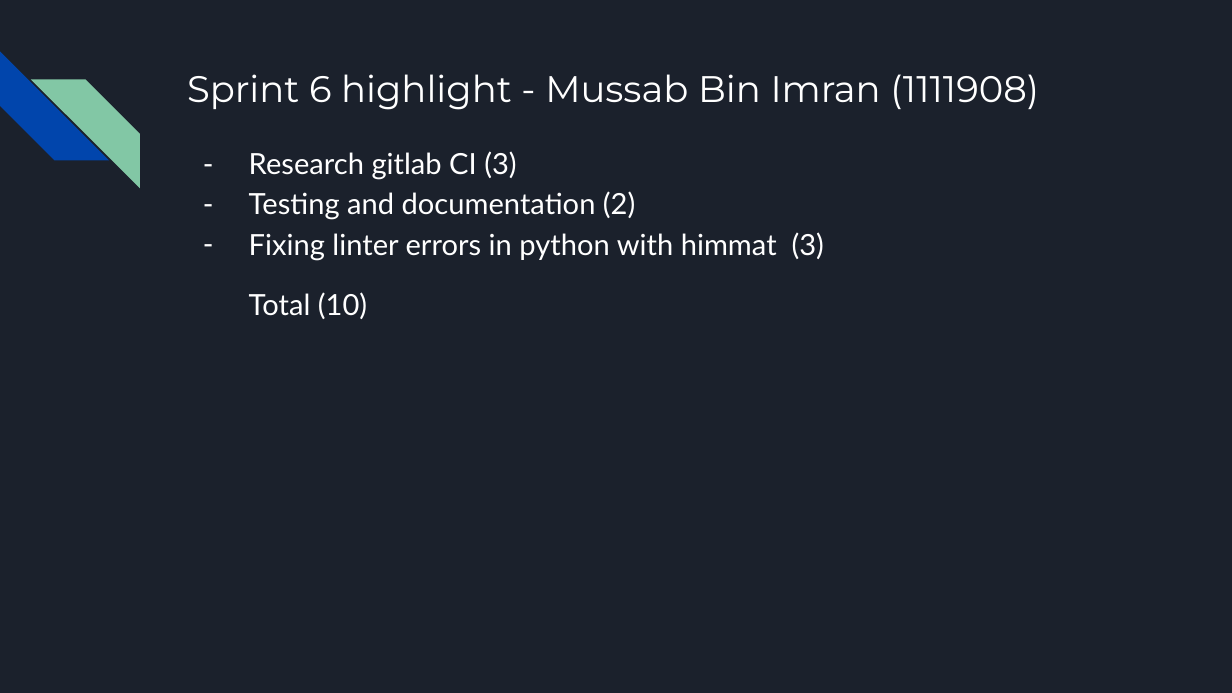
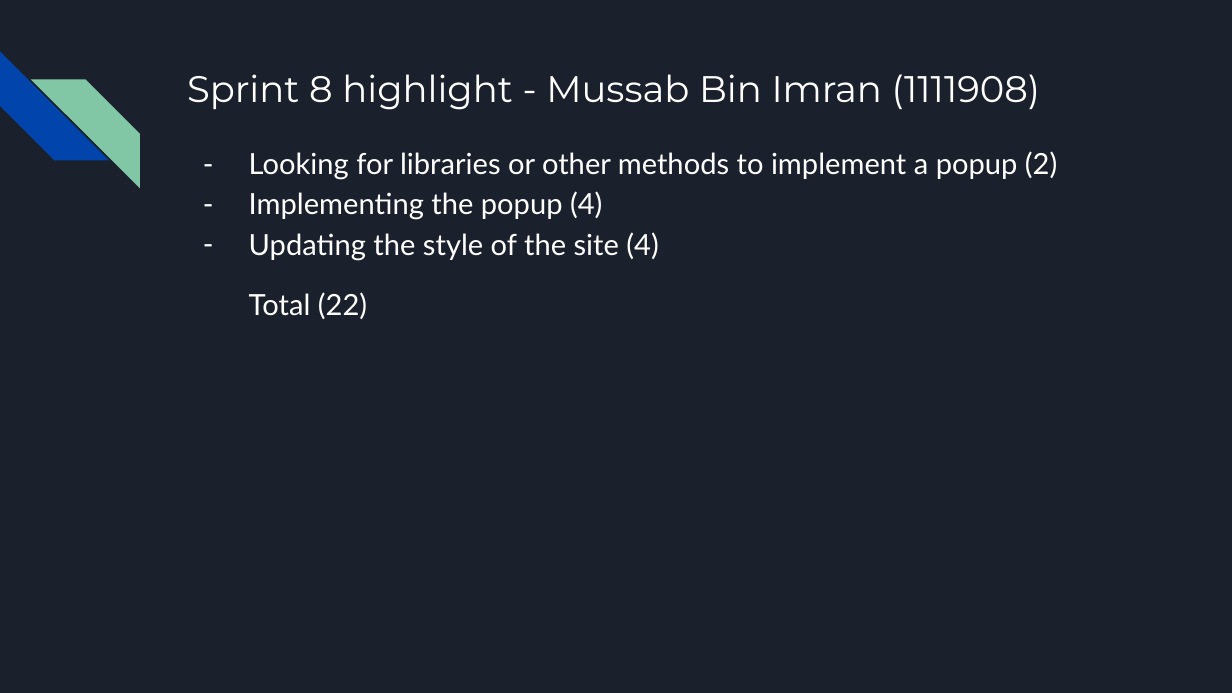
Before and after one commit to irather/Guelph-Scheduler-App, a slide deck: slide 7 of CIS3760_Retro.pptx. Drawn at 1232x693 pixels with LibreOffice and Linux fonts; fonts in the diff are those of the drawing. Boxes give left, top, right and bottom in pixels: in the first picture for what was removed or moved away, otherwise in the second. Text is boxed around its words. In the diff, an @@ line names an element or a change of style, - is before the commit and + after.

```diff
--- a/CIS3760_Retro.pptx
+++ b/CIS3760_Retro.pptx
@@ title at [187,74,1041,110]: text changed @@
-Sprint 6 highlight - Mussab Bin Imran (1111908)
+Sprint 8 highlight - Mussab Bin Imran (1111908)
@@ text at [249,151,1057,319]: text changed @@
-– Research gitlab CI (3)
-– Testing and documentation (2)
-– Fixing linter errors in python with himmat (3)
-Total (10)
+– Looking for libraries or other methods to implement a popup (2)
+– Implementing the popup (4)
+– Updating the style of the site (4)
+Total (22)
```
Also in this commit, not shown: 8 other slides changed, 2 slides added, 2 slides removed.
